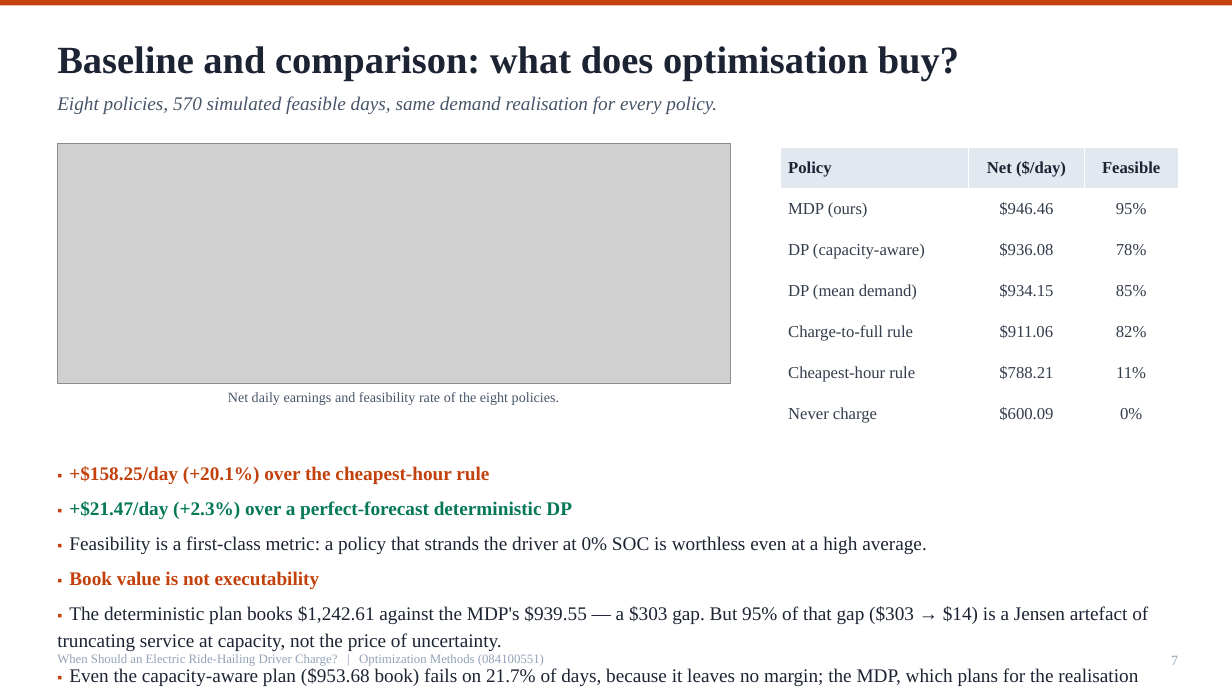
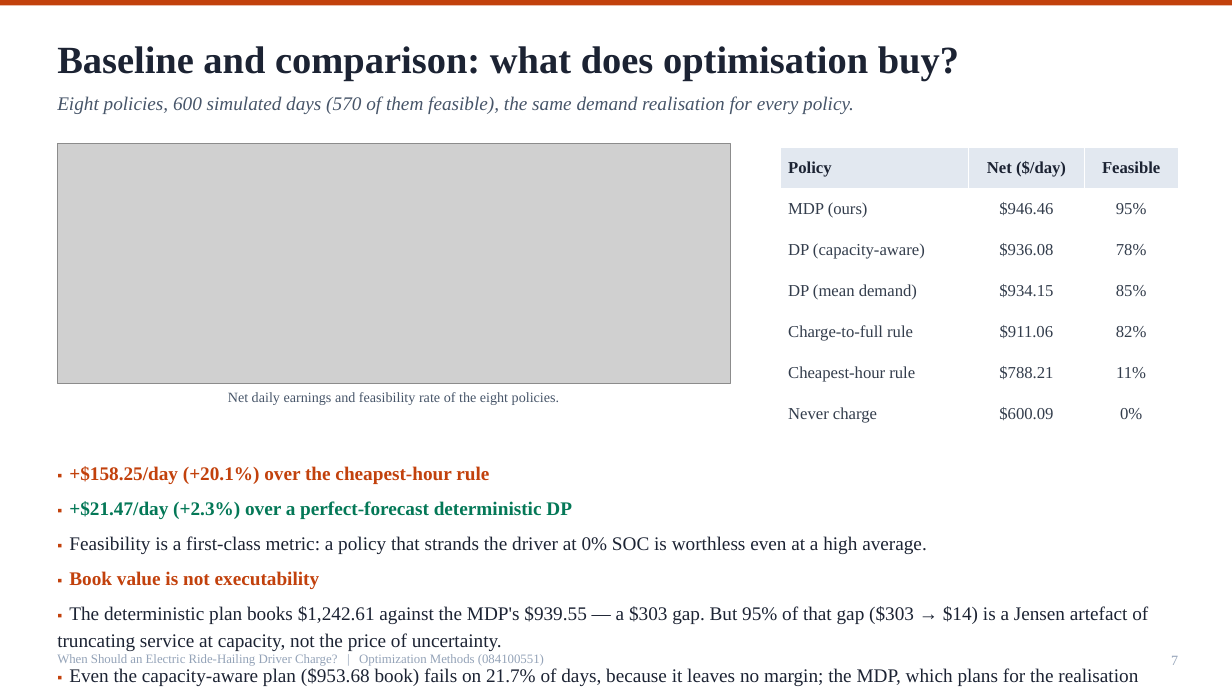
Before and after one commit to Ryan-Big-Data-grade24-scut/ride-hailing-charging, a slide deck: slide 7 of submit/Defense_梁睿希_202464870791.pptx. Drawn at 1232x693 pixels with LibreOffice and Linux fonts; fonts in the diff are those of the drawing; grey boxes stand for pictures. Boxes give left, top, right and bottom in pixels: in the first picture for what was removed or moved away, otherwise in the second. Text is boxed around its words. In the diff, an @@ line names an element or a change of style, - is before the commit and + after.

```diff
--- a/submit/Defense_梁睿希_202464870791.pptx
+++ b/submit/Defense_梁睿希_202464870791.pptx
@@ text at box(57, 96, 854, 114): text changed @@
-Eight policies, 570 simulated feasible days, same demand realisation for every policy.
+Eight policies, 600 simulated days (570 of them feasible), the same demand realisation for every policy.
```
Also in this commit, not shown: 5 other slides changed, 2 other files.
